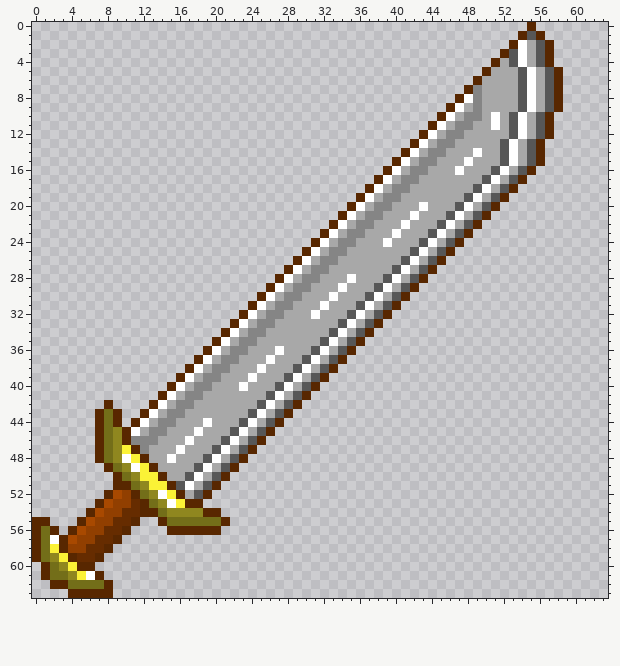
File history of a pixel-art file, AsespriteFiles/Sword1.aseprite. This is how it looked before the edit.
64x64 pixels, 1 frame.
After:
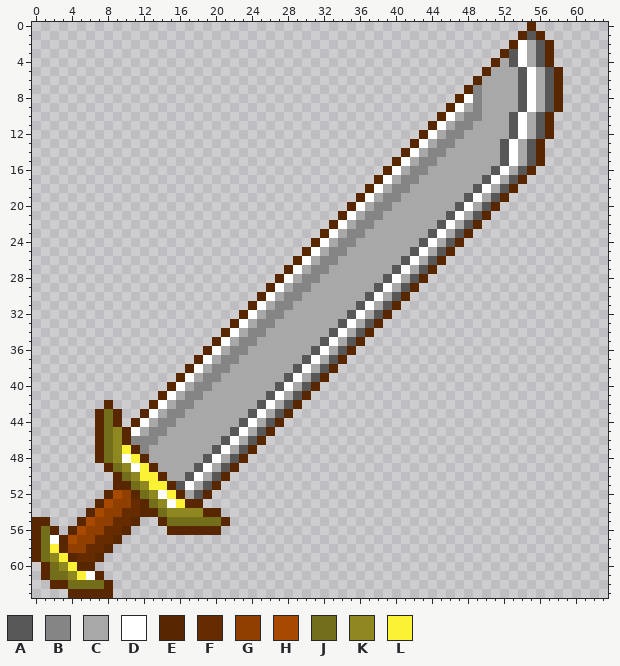
Palette (. is transparent): A #575757  B #858585  C #a8a8a8  D #ffffff  E #582700  F #662c00  G #913f00  H #a84900  J #736e19  K #8f871f  L #fbf236
Changes in this commit:
@@ x 45..53 @@
  9 .EDCBCCCC
-10 EDCBBCDCA
-11 DCBBCCDCA
+10 EDCBBCCCA
+11 DCBBCCCCA
 12 CBBCCCCCA
 13 BBCCCCCAD
-14 BCCCDCCAD
-15 CCCDCCCAD
-16 CCDCCCADC
+14 BCCCCCCAD
+15 CCCCCCCAD
+16 CCCCCCADC
 17 CCCCCADCA
@@ x 37..45 @@
 19 DCBBCCCCC
-20 CBBCCCDCC
-21 BBCCCDCCC
-22 BCCCDCCCA
-23 CCCDCCCAD
-24 CCDCCCADC
+20 CBBCCCCCC
+21 BBCCCCCCC
+22 BCCCCCCCA
+23 CCCCCCCAD
+24 CCCCCCADC
 25 CCCCCADCA
@@ x 29..37 @@
 27 DCBBCCCCC
-28 CBBCCCDCC
-29 BBCCCDCCC
-30 BCCCDCCCA
-31 CCCDCCCAD
-32 CCDCCCADC
+28 CBBCCCCCC
+29 BBCCCCCCC
+30 BCCCCCCCA
+31 CCCCCCCAD
+32 CCCCCCADC
 33 CCCCCADCA
@@ x 21..29 @@
 35 DCBBCCCCC
-36 CBBCCCDCC
-37 BBCCCDCCC
-38 BCCCDCCCA
-39 CCCDCCCAD
-40 CCDCCCADC
+36 CBBCCCCCC
+37 BBCCCCCCC
+38 BCCCCCCCA
+39 CCCCCCCAD
+40 CCCCCCADC
 41 CCCCCADCA
@@ x 13..21 @@
 43 DCBBCCCCC
-44 CBBCCCDCC
-45 BBCCCDCCC
-46 BCCCDCCCA
-47 CCCDCCCAD
-48 CCDCCCADC
+44 CBBCCCCCC
+45 BBCCCCCCC
+46 BCCCCCCCA
+47 CCCCCCCAD
+48 CCCCCCADC
 49 ECCCCADCA
Pixel boxes of the changes (left, top, right, bottom) in both pictures:
changed: (383, 112, 500, 247)
changed: (311, 274, 356, 319)
changed: (167, 346, 284, 463)
